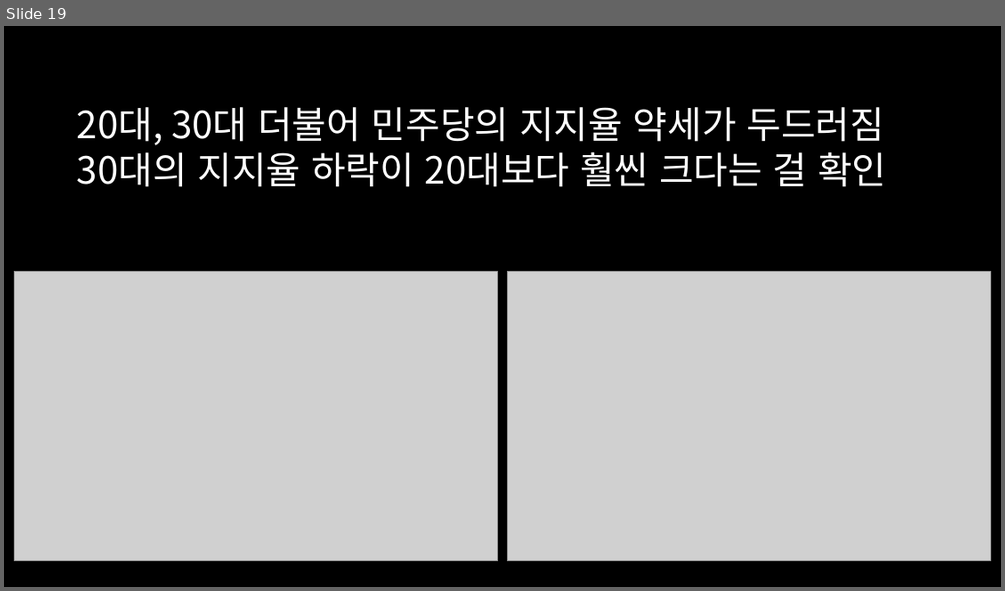
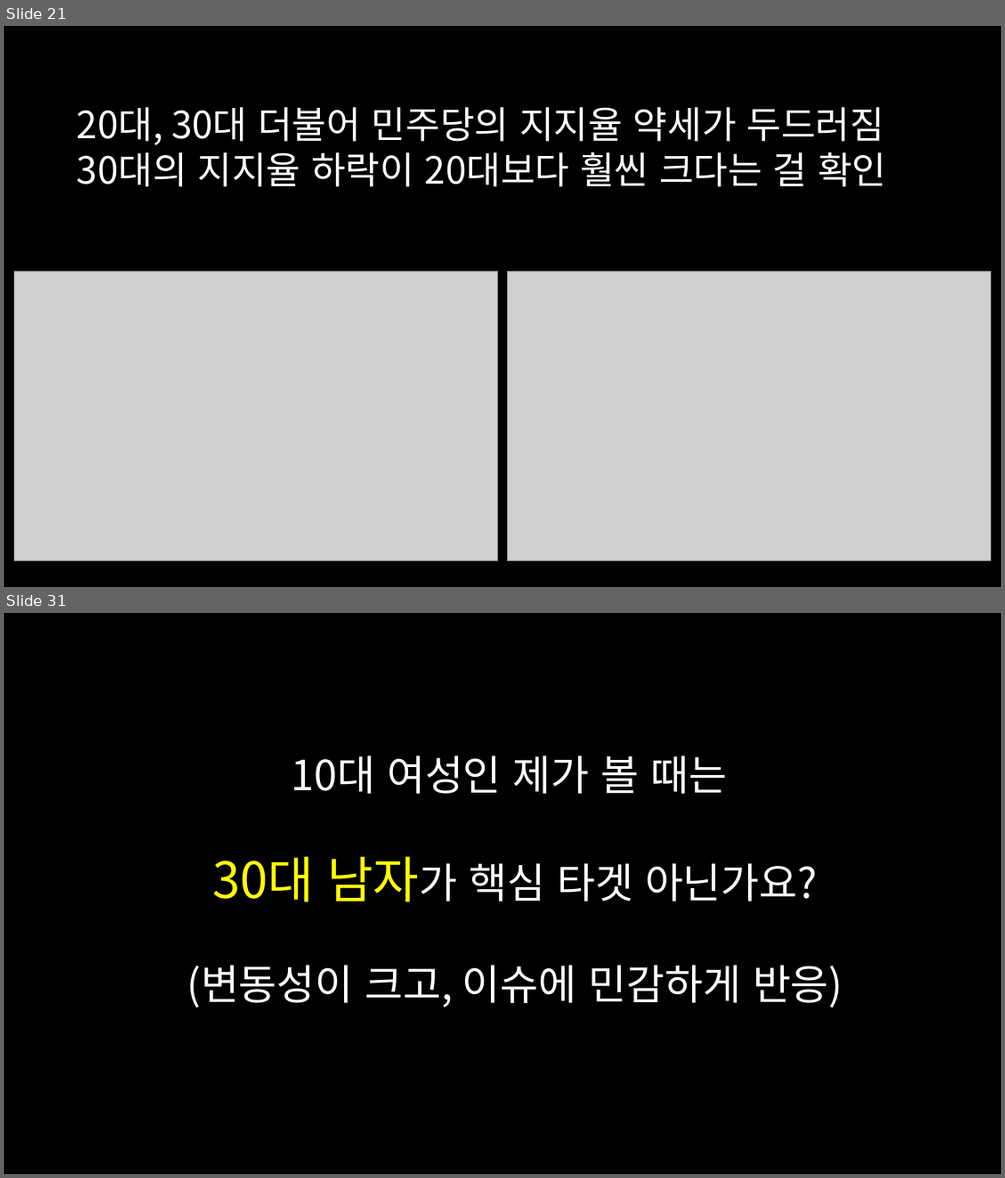
Before and after one commit to dschloe/streamlit-election-analysis, a slide deck: 프레젠테이션1.pptx. Shown one above the other, each under a label of ours: slide 19 before the commit, slides 21 and 31 after it; the slides between them are not shown. The pictures are 1005x591 and 1005x1178 pixels, drawn with LibreOffice and Linux fonts; fonts in the diff are those of the drawing; grey boxes stand for pictures. Boxes give left, top, right and bottom in pixels: in the first picture for what was removed or moved away, otherwise in the second. Text is boxed around its words. In the diff, an @@ line names an element or a change of style, - is before the commit and + after.

```diff
--- a/프레젠테이션1.pptx
+++ b/프레젠테이션1.pptx
@@ slide 31 added at (x1=4, y1=613, x2=1001, y2=1174), background #000000 @@
@@ text added at (x1=186, y1=755, x2=843, y2=1007), 40 pt, text #FFFFFF @@
+10대 여성인 제가 볼 때는
+30대 남자가 핵심 타겟 아닌가요?
+(변동성이 크고, 이슈에 민감하게 반응)
@@ what was slide 19 is now slide 21 @@
```
Also in this commit, not shown: 3 slides changed, 11 other slides added, 14 other files.
